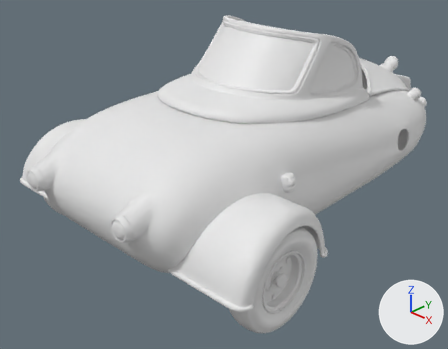
A saved change to the Blender file MotorPan.blend.
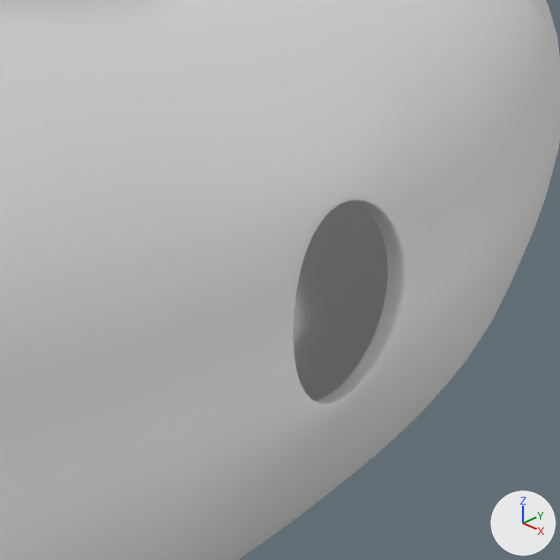
Old and new are each drawn whole from a 50 mm lens placed at (3.19, -3.88, 2.75), pointed at (-0.16, -0.41, 0.42) and again close up on the part from 82% to 95% of the width and 31% to 48% of the height. Lighting does not change. The marker at lower right points along +X, +Y and +Z.

The older version as bpy lines, for what is in view:
```python
me_cylinder = bpy.data.meshes.new('Cylinder')
me_cylinder.from_pydata(...)  # 361 vertices, 338 faces; spans x -0.41..2.99, y -0.36..0.49, z -0.9..0.0
me_cylinder.polygons.foreach_set('use_smooth', [True] * 338)
ob_cylinder = bpy.data.objects.new('Cylinder', me_cylinder)
ob_cylinder.location = (0.0, -1.5547, 0.7115)
ob_cylinder.rotation_euler = (1.571, 0.0, 1.571)  # degrees (90, 0, 90)
_m = ob_cylinder.modifiers.new('Mirror', 'MIRROR')
_m.use_axis = (False, False, True)
_m.use_clip = True
_m = ob_cylinder.modifiers.new('Subdivision', 'SUBSURF')
_m.levels = 2
```
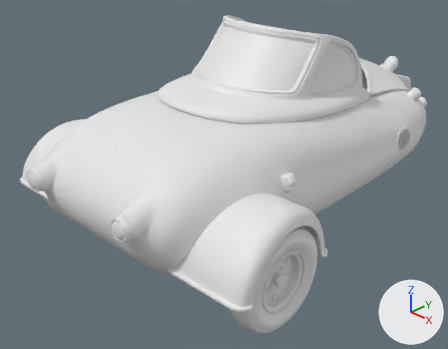
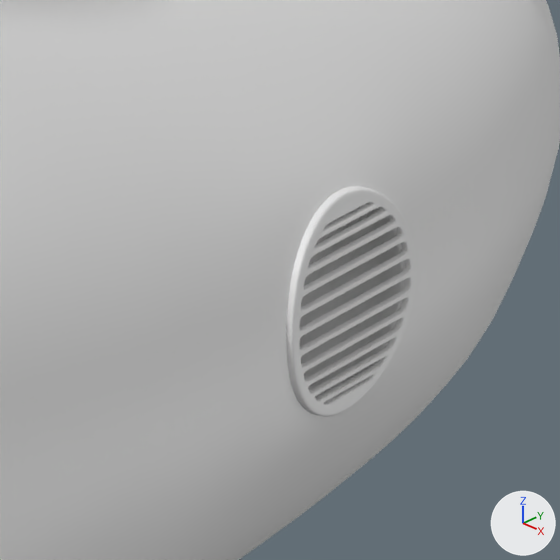
Boxes (x1, y1, x2, y2) around the edits, measured in the close-ups (560 x 560 px):
'Cylinder.021', added: after (286, 186, 416, 416)
'Cylinder.022', added: after (299, 206, 388, 398)

The change, as a list of edits to the scene's bpy script:
```text
Add me_cylinder_022:
    me_cylinder_022.from_pydata(...)  # 160 vertices, 129 faces; spans x 2.134..2.359, y -0.091..0.116, z -0.892..-0.738
    me_cylinder_022.polygons.foreach_set('use_smooth', [True] * 129)
Add me_cylinder_021:
    me_cylinder_021.from_pydata(...)  # 380 vertices, 328 faces; spans x 2.134..2.359, y -0.091..0.116, z -0.901..-0.862
    me_cylinder_021.polygons.foreach_set('use_smooth', [True] * 328)
Add ob_cylinder_022:
    ob_cylinder_022 = bpy.data.objects.new('Cylinder.022', me_cylinder_022)
    ob_cylinder_022.location = (0.0054, -1.5547, 0.7115)
    ob_cylinder_022.rotation_euler = (1.571, 0.0, 4.712)  # degrees (90, 0, 270)
    ob_cylinder_022.scale = (-1.0, 1.0, 1.0)
    _m = ob_cylinder_022.modifiers.new('Subdivision', 'SUBSURF')
    _m.levels = 2
Add ob_cylinder_021:
    ob_cylinder_021 = bpy.data.objects.new('Cylinder.021', me_cylinder_021)
    ob_cylinder_021.location = (0.0054, -1.5547, 0.7115)
    ob_cylinder_021.rotation_euler = (1.571, 0.0, 4.712)  # degrees (90, 0, 270)
    ob_cylinder_021.scale = (-1.0, 1.0, 1.0)
    _m = ob_cylinder_021.modifiers.new('Subdivision', 'SUBSURF')
    _m.levels = 2
```
